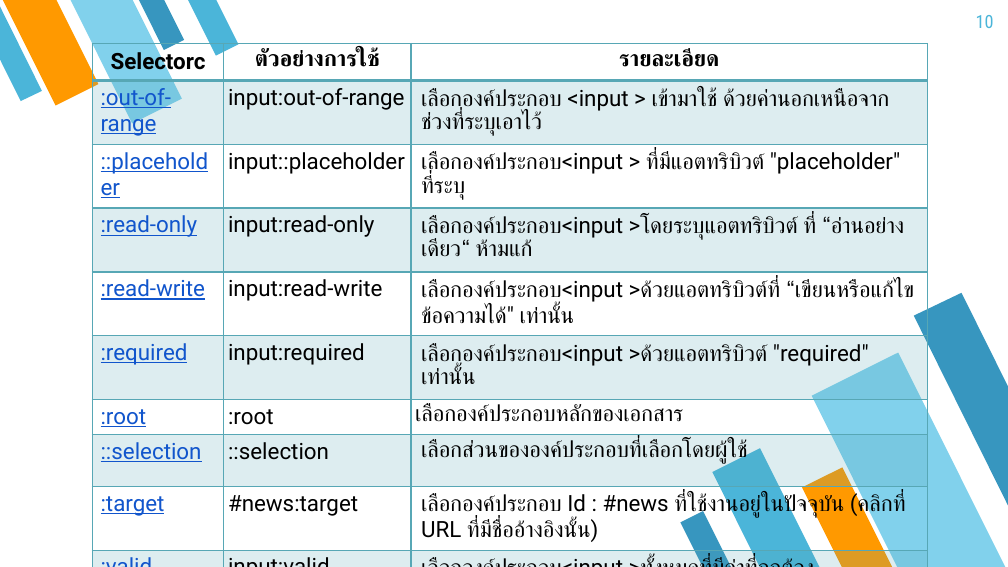
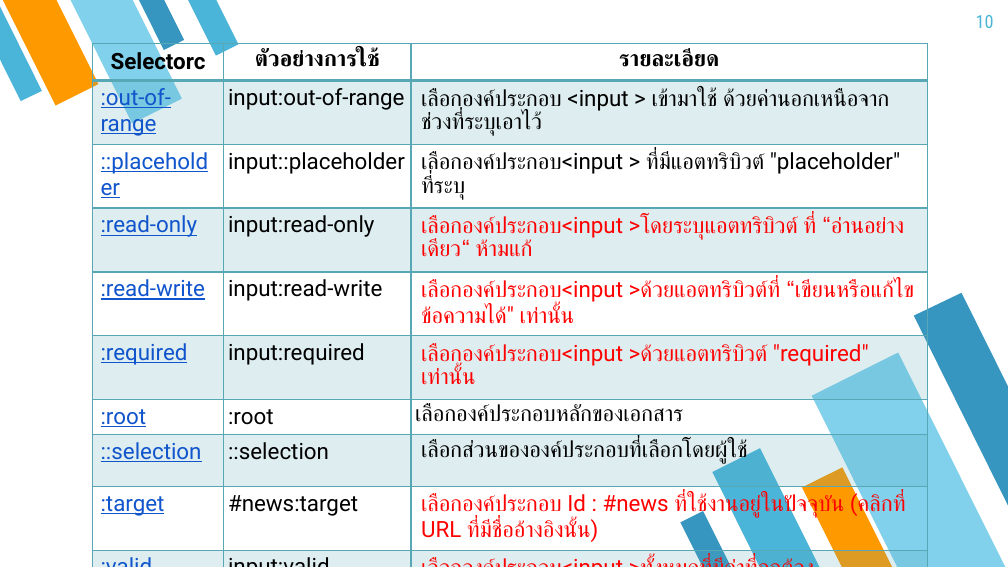
Before and after one commit to tinnakorn03/html5css3.code, a slide deck: slide 10 of file/CSS3.pptx. Drawn at 1008x567 pixels with LibreOffice and Linux fonts; fonts in the diff are those of the drawing. Boxes give left, top, right and bottom in pixels: in the first picture for what was removed or moved away, otherwise in the second. Text is boxed around its words. In the diff, an @@ line names an element or a change of style, - is before the commit and + after.

```diff
--- a/file/CSS3.pptx
+++ b/file/CSS3.pptx
@@ table at box(92, 43, 928, 546) @@
@@ text colour #000000 to #FF0000 in "เลือกองค์ประกอบ<input >โดยระบุแอตทริบิวต์ ที่ “อ่านอย่างเดีย ...", "เลือกองค์ประกอบ<input >ด้วยแอตทริบิวต์ที่ “เขียนหรือแก้ไขข้อ ...", "เลือกองค์ประกอบ<input >ด้วยแอตทริบิวต์ "required" เท่านั้น", "เลือกองค์ประกอบ Id : #news ที่ใช้งานอยู่ในปัจจุบัน (คลิกที่  ..." and 2 more places @@
```
Also in this commit, not shown: 11 other slides changed, 4 slides removed, 8 other files.
